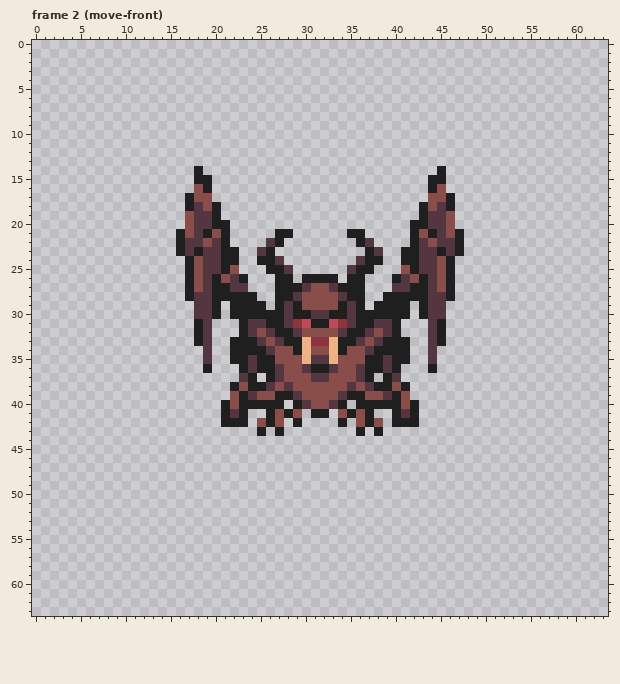
Pixel-art file, stored at assets/entities/enemy/common/aswang/aswang.ase. The picture above was drawn from the file before the commit.
64x64 pixels, 48 frames. Colours within 5 levels of each other are drawn and written as one. Shown: frame 2 (move-front). The commit also changed other frames, which this record leaves out.
The same view after the edit:
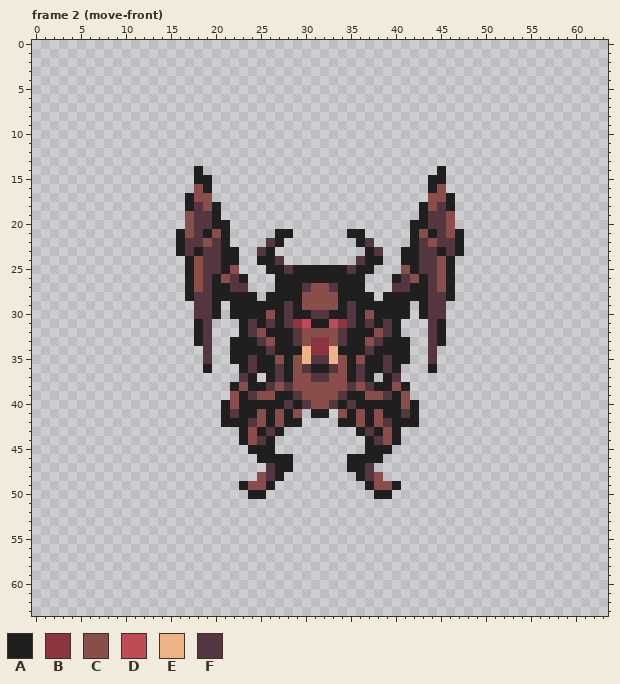
Palette (. is transparent): A #1f1f1f  B #8c353e  C #8a4e4a  D #bf4b56  E #eeb385  F #543640
From old to new:
layer "Layer 2" added
--- frame 2 (move-front), layers "Layer 1", "Layer 2"
@@ x 21..42 @@
 24 AA..AAF........FAA..AA
-25 AC...AAF......FAA...CA
-26 CFA...AA.AAAA.AA...AFC
+25 AC...AAFAAAAAAFAA...CA
+26 CFA...AAAAAAAAAA...AFC
 27 AFF...AAAFCCFAAA...FFA
-28 AAAA..AAFCCCCFAA..AAAA
-29 .AAAA.AFACCCCAFA.AAAA.
-30 .AAAAAAFAAFFAAFAAAAAA.
-31 ..AFFAAFBDAADBFAAFFA..
-32 ..AFCFAAFCCCCFAAFCFA..
-33 .AAAFCFAAEBBEAAFCFAAA.
-34 .AAAAFCCAECCEACCFAAAA.
-35 .AAFAACCCEFFECCCAAFAA.
-36 ..AFAAFCCFAAFCCFAAFA..
-37 ..FA.AFCCCFFCCCFA.AF..
+28 AAAA.AAAACCCCAAAA.AAAA
+29 .AAAAAAFACCCCAFAAAAAA.
+30 .AAAACAFAAFFAAFACAAAA.
+31 ..AFAFAFBDAADBFAFAFA..
+32 ..AFCAAAFCCCCFAAACFA..
+33 .AAAFCAAFCBBCFAACFAAA.
+34 .AAAAFAAAEBBEAAAFAAAA.
+35 .AAFAACACEFFECACAAFAA.
+36 ..AFAAFACFAAFCAFAAFA..
+37 ..FA.AFACCFFCCAFA.AF..
 38 .ACAAFCFCCCCCCFCFAACA.
 39 .CAFCCAAFCCCCFAACCFAC.
-40 ACAAAAA.AFCCFA.AAAAACA
-41 AFA..ACAC.AA.CACA..AFA
-42 AAA.CAC.A....A.CAC.AAA
-43 ....A.A........A.A....
-44 ......................
-45 ......................
-46 ......................
-47 ......................
-48 ......................
-49 ......................
-50 ......................
+40 ACAAAAAFAFCCFAFAAAAACA
+41 AFAACACAC.AA.CACACAAFA
+42 AAAFCACAA....AACACFAAA
+43 ..ACAFA........AFACA..
+44 ..ACFA..........AFCA..
+45 ...AAA..........AAA...
+46 ....AAAA......AAAA....
+47 .....FAA......AAF.....
+48 ....CFA........AFC....
+49 ..ACCA..........ACCA..
+50 ...AA............AA...
 51 ......................
